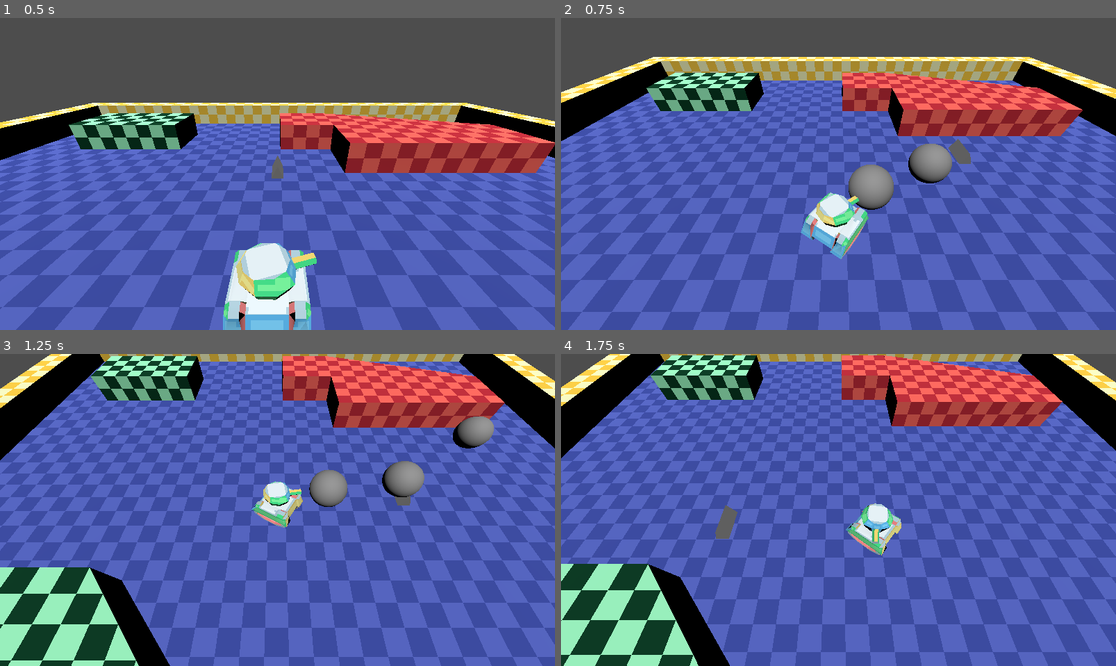
Above: before the commit, frames 1-4 (two rows, left to right).
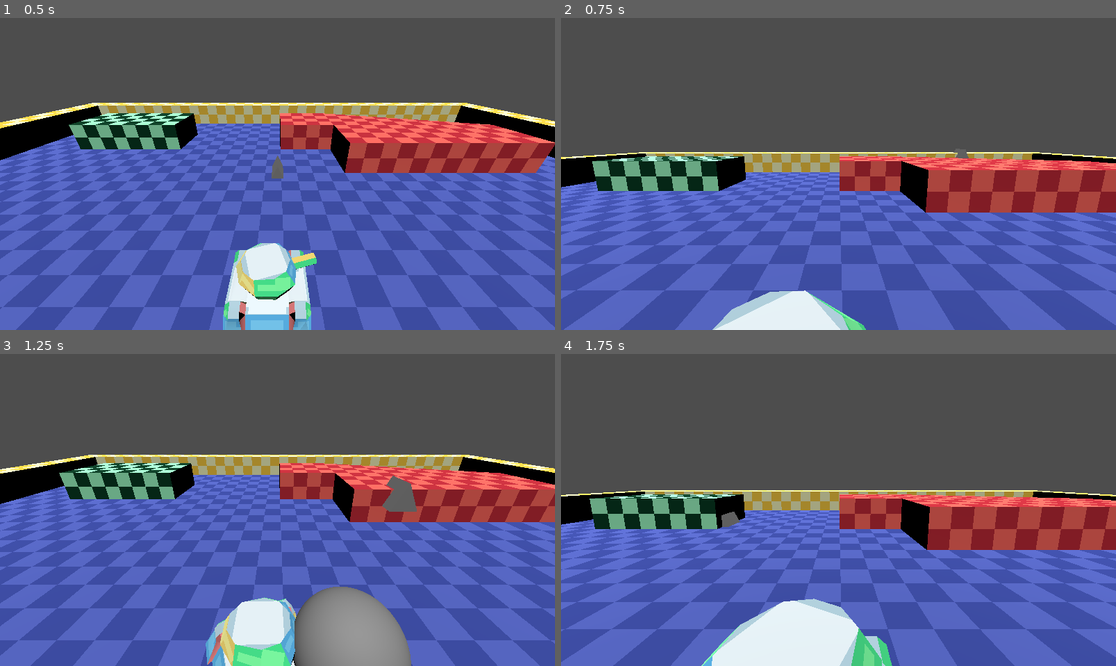
Above: after the commit, the same moments.

Repository: Skeleray/Tonks
Game: Godot game, scene res://MainTestScene.tscn
The game is run twice, just before and just after one commit, with the same random seed, the same clock (stepped at 60 frames per second) and the same inputs.
Inputs (mouse positions are in pixels of both pictures, inside the frame that each line leads up to):
- Up to frame 1 (0.5 s): no input
- Up to frame 2 (0.75 s): tap Enter (ui_accept) at 0.5 s; move the mouse to (960, 158) at 0.52 s; hold D (right) from 0.53 s (still down); hold Space (shoot) from 0.53 s (still down); click (960, 158) at 0.67 s
- Up to frame 3 (1.25 s): keep holding D (right); keep holding Space (shoot); tap Enter (ui_accept) at 0.77 s
- Up to frame 4 (1.75 s): move the mouse to (727, 525) at 1.27 s; release D (right) at 1.28 s; release Space (shoot) at 1.28 s; hold S (backward) from 1.28 s (still down); tap F at 1.35 s; tap Enter (ui_accept) at 1.52 s

Frame 1 is identical in both runs. In frame 2, 63% of the frame differs, in the area x 0-100%, y 12-100%; in frame 3, 79%; in frame 4, 81%, in the area x 0-100%, y 0-100%.

Commit message:
Reload scene support and explosion explosionBase.
reload scene will reset the current scene, base bind enter.
Added base in bullet_explosion_base for other to inherit.

Diff:
--- a/Bullets/BulletExplosionBase.tscn
+++ b/Bullets/BulletExplosionBase.tscn
@@ -1,6 +1,9 @@
-[gd_scene load_steps=2 format=3 uid="uid://b2r2cja86n2lb"]
+[gd_scene load_steps=3 format=3 uid="uid://b2r2cja86n2lb"]
 
 [ext_resource type="Script" path="res://Bullets/bullet_explosion_base.gd" id="1_2r1qu"]
+[ext_resource type="PackedScene" uid="uid://cgw4y6wx703yg" path="res://Scenes/SmallExplosionScene.tscn" id="2_nmpls"]
 
 [node name="BulletExplosionBase" type="Node3D"]
 script = ExtResource("1_2r1qu")
+
+[node name="SmallExplosionObject" parent="." instance=ExtResource("2_nmpls")]
--- a/Bullets/bullet_explosion_base.gd
+++ b/Bullets/bullet_explosion_base.gd
@@ -2,3 +2,14 @@
 
 class_name BulletExplosionBase
 @export var model: MeshInstance3D
+
+func doEffect(pos: Vector3):
+	visible = true
+	startEffect(pos)
+
+func startEffect(pos: Vector3):
+	pass
+
+func endEffect():
+	visible = false
+	set_process(false)
--- a/MainTestScene.tscn
+++ b/MainTestScene.tscn
@@ -6,6 +6,7 @@
 [ext_resource type="Script" path="res://addons/phantom_camera/scripts/phantom_camera/phantom_camera_3d.gd" id="3_x2k30"]
 [ext_resource type="Script" path="res://addons/phantom_camera/scripts/resources/tween_resource.gd" id="4_f3eam"]
 [ext_resource type="PackedScene" uid="uid://cbtde7bkbonw2" path="res://Scenes/TrenchBroomMapTest.tscn" id="6_68y8n"]
+[ext_resource type="Script" path="res://Scripts/reloadScene.gd" id="7_3epjk"]
 
 [sub_resource type="GDScript" id="GDScript_ltx8a"]
 script/source = "extends Camera3D
@@ -54,3 +55,6 @@
 
 [node name="TrenchBroomMapTest" parent="." instance=ExtResource("6_68y8n")]
 transform = Transform3D(1, 0, 0, 0, 1, 0, 0, 0, 1, 0, -1.49898, 0)
+
+[node name="GameLogic" type="Node" parent="."]
+script = ExtResource("7_3epjk")
--- a/Scenes/SmallExplosionScene.tscn
+++ b/Scenes/SmallExplosionScene.tscn
@@ -1,5 +1,6 @@
-[gd_scene load_steps=8 format=3 uid="uid://cgw4y6wx703yg"]
+[gd_scene load_steps=9 format=3 uid="uid://cgw4y6wx703yg"]
 
+[ext_resource type="Script" path="res://Scripts/Effects/smallExplosion.gd" id="1_308qk"]
 [ext_resource type="Shader" uid="uid://bsth0vlo1pobs" path="res://Assets/Shaders/Explosion.tres" id="1_e4cpt"]
 [ext_resource type="Texture2D" uid="uid://cjxvcw2a2i55e" path="res://Assets/textures/effects/GenericNoise3.png" id="2_key64"]
 
@@ -100,7 +101,6 @@
 [sub_resource type="Animation" id="Animation_2i0f8"]
 resource_name = "SmallExplosionAnimation"
 length = 0.5
-loop_mode = 1
 tracks/0/type = "value"
 tracks/0/imported = false
 tracks/0/enabled = true
@@ -176,9 +176,9 @@
 }
 
 [node name="SmallExplosionObject" type="Node3D"]
+script = ExtResource("1_308qk")
 
 [node name="MeshInstance3D" type="MeshInstance3D" parent="."]
-transform = Transform3D(1, 0, 0, 0, 1, 0, 0, 0, 1, -0.0490872, 0.00283319, -0.00250292)
 material_override = SubResource("ShaderMaterial_bv6hh")
 mesh = SubResource("SphereMesh_smtxp")
 
--- /dev/null
+++ b/Scripts/Effects/smallExplosion.gd
@@ -0,0 +1,10 @@
+extends "res://Bullets/bullet_explosion_base.gd"
+
+@onready var explodeAnimation = $MeshInstance3D/ExplosionAnimation
+
+func _process(delta):
+	if !explodeAnimation.is_playing():
+		endEffect()
+
+func startEffect(pos: Vector3):
+	explodeAnimation.play("SmallExplosionAnimation")
--- /dev/null
+++ b/Scripts/reloadScene.gd
@@ -0,0 +1,6 @@
+extends Node
+
+
+func _process(delta):
+	if Input.is_action_pressed("reset"):
+		get_tree().reload_current_scene()
--- a/project.godot
+++ b/project.godot
@@ -50,6 +50,11 @@
 "events": [Object(InputEventKey,"resource_local_to_scene":false,"resource_name":"","device":0,"window_id":0,"alt_presse …(189 unchanged characters)…
 ]
 }
+reset={
+"deadzone": 0.5,
+"events": [Object(InputEventKey,"resource_local_to_scene":false,"resource_name":"","device":-1,"window_id":0,"alt_pressed":false,"shift_pressed":false,"ctrl_pressed":false,"meta_pressed":false,"pressed":false,"keycode":0,"physical_keycode":4194309,"key_label":0,"unicode":0,"location":0,"echo":false,"script":null)
+]
+}
 
 [physics]
 
Not shown: 1 places in MainTestScene.tscn that only renumber resources
